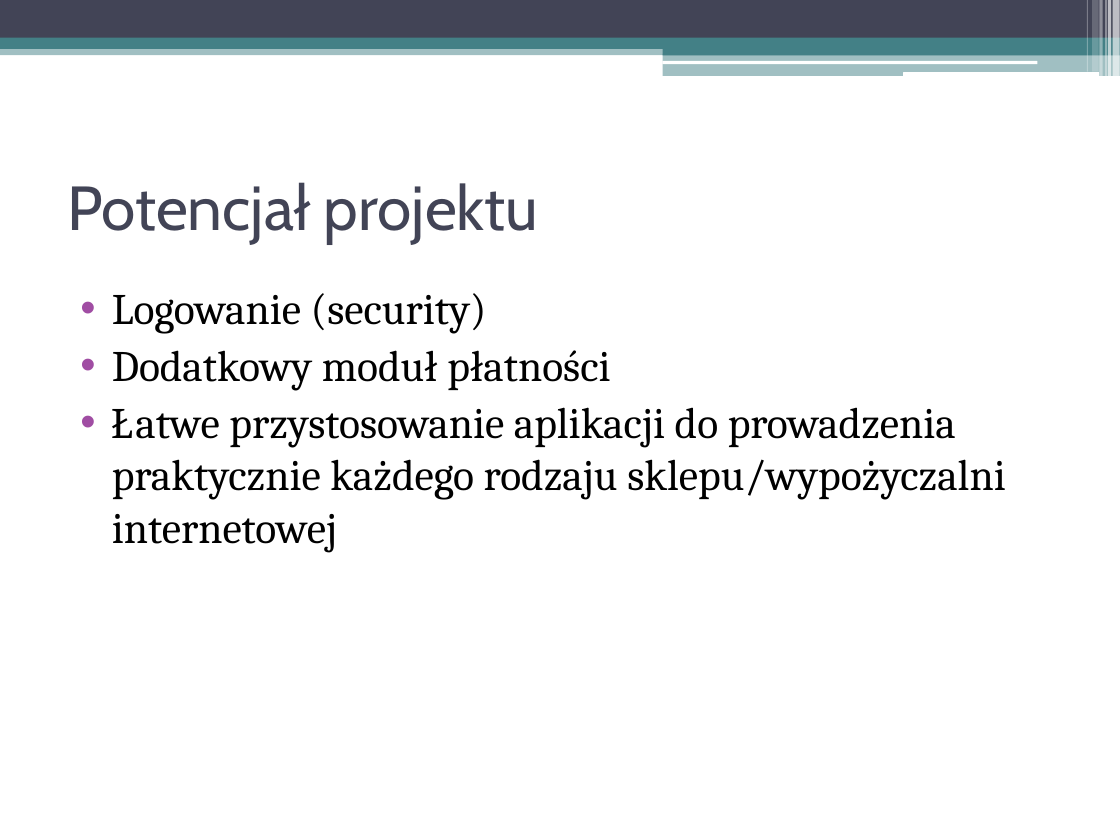
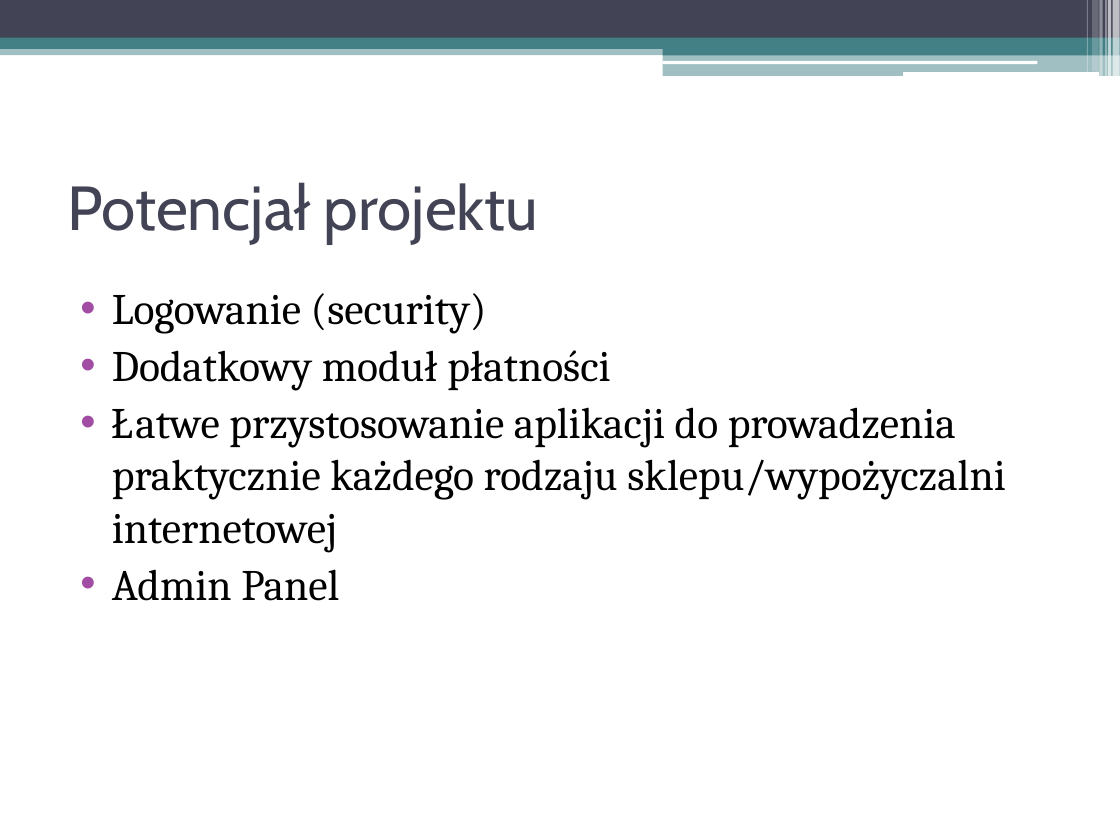
Before and after one commit to ILuckI/Projekt0, a slide deck: slide 4 of src/main/resources/prezentacja/Car Rent 71 - prezentacja.pptx. Drawn at 1120x840 pixels with LibreOffice and Linux fonts; fonts in the diff are those of the drawing. Boxes give left, top, right and bottom in pixels: in the first picture for what was removed or moved away, otherwise in the second. Text is boxed around its words. In the diff, an @@ line names an element or a change of style, - is before the commit and + after.

```diff
--- a/src/main/resources/prezentacja/Car Rent 71 - prezentacja.pptx
+++ b/src/main/resources/prezentacja/Car Rent 71 - prezentacja.pptx
@@ text at bbox=[112, 569, 339, 601]: paragraph added @@
+• Admin Panel
```
Also in this commit, not shown: 1 other slide changed.
